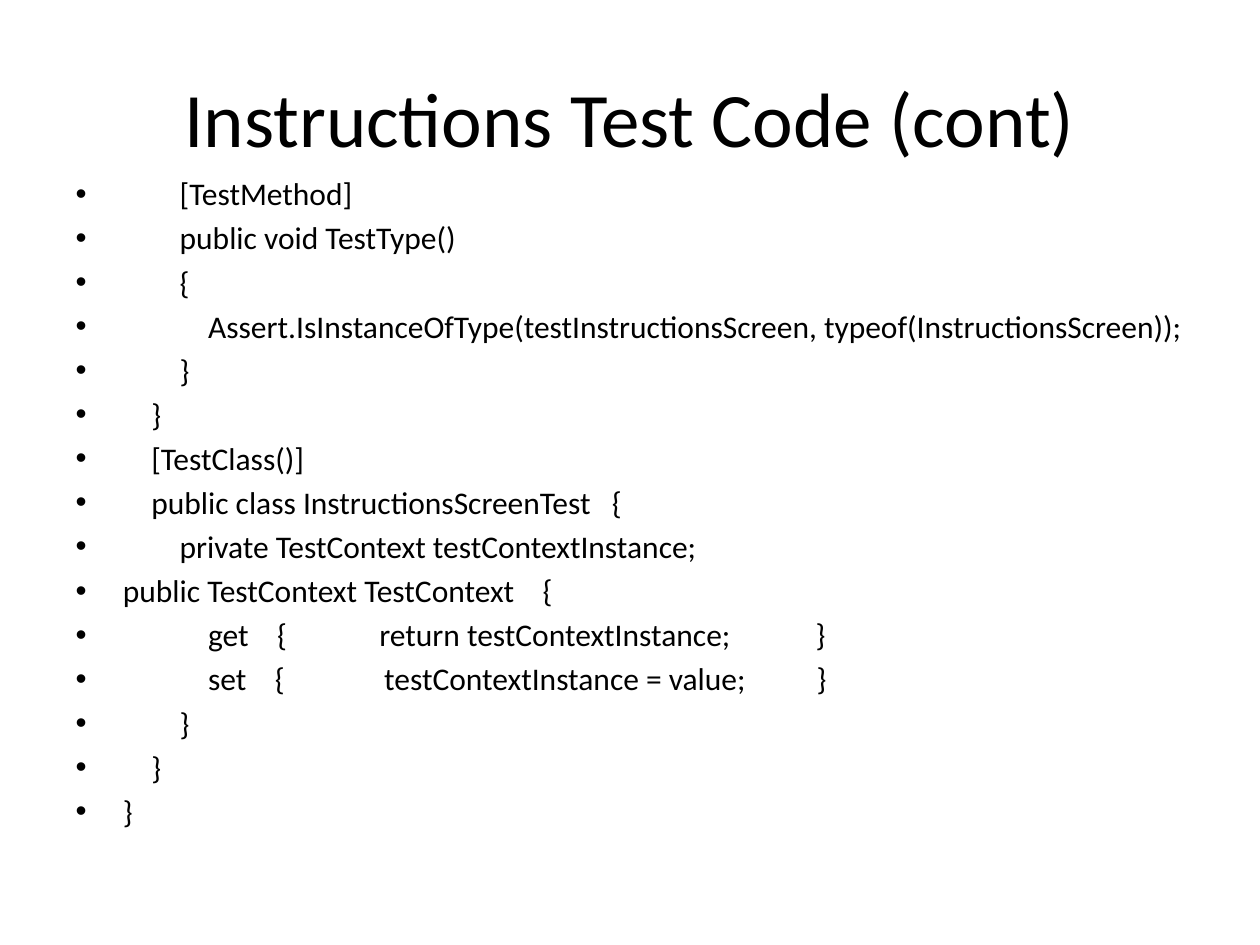
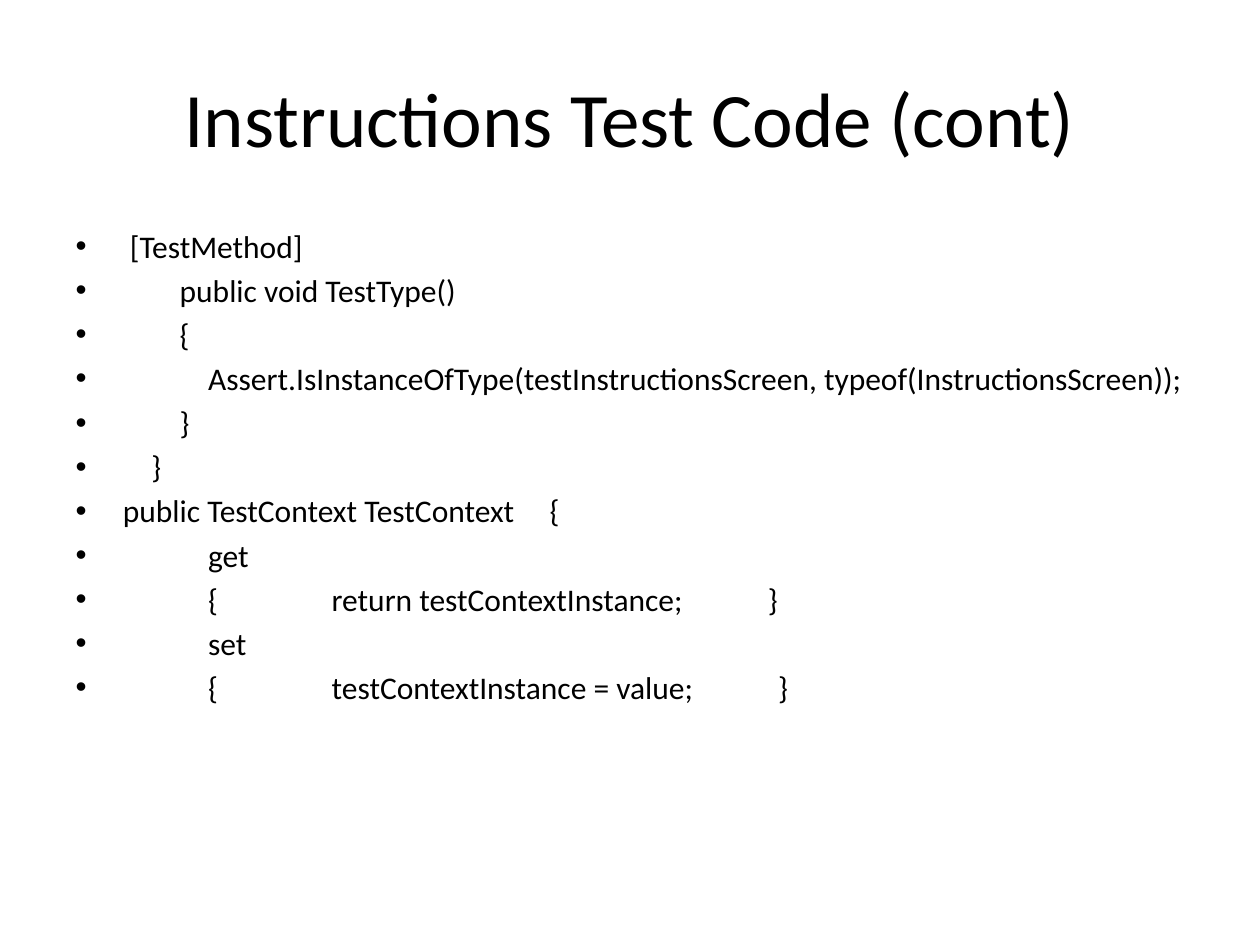
Before and after one commit to csce3513/Team15, a slide deck: slide 8 of Project Starfighter 1.1.pptx (slide 7 before the commit). Drawn at 1260x945 pixels with LibreOffice and Linux fonts; fonts in the diff are those of the drawing; background and template pictures are left out. Boxes give left, top, right and bottom in pixels: in the first picture for what was removed or moved away, otherwise in the second. Text is boxed around its words. In the diff, an @@ line names an element or a change of style, - is before the commit and + after.

```diff
--- a/Project Starfighter 1.1.pptx
+++ b/Project Starfighter 1.1.pptx
@@ text "[TestMethod]" moved from (x1=123, y1=182, x2=1181, y2=694) to (x1=123, y1=235, x2=1181, y2=703) @@
@@ text at (x1=151, y1=447, x2=696, y2=563): paragraphs removed @@
-• [TestClass()]
-• public class InstructionsScreenTest {
-• private TestContext testContextInstance;
@@ text at (x1=208, y1=547, x2=693, y2=703): text changed @@
-• get { return testContextInstance; }
-• set { testContextInstance = value; }
-• }
-• }
-• }
+• get
+• { return testContextInstance; }
+• set
+• { testContextInstance = value; }
```
Also in this commit, not shown: 2 other slides changed, 1 slide added, 4 other files.
